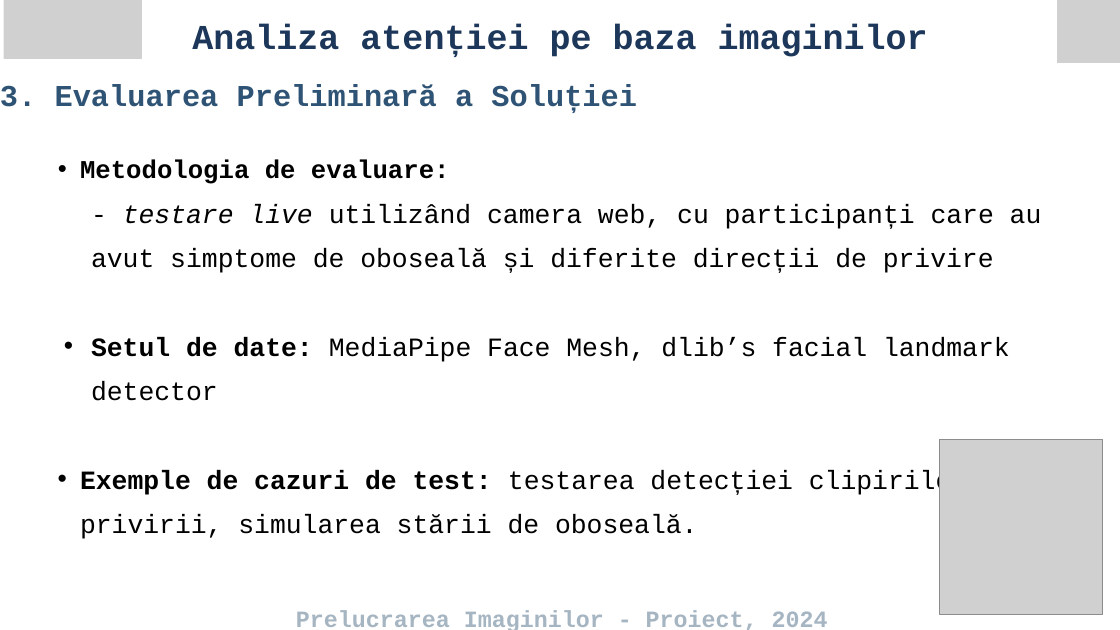
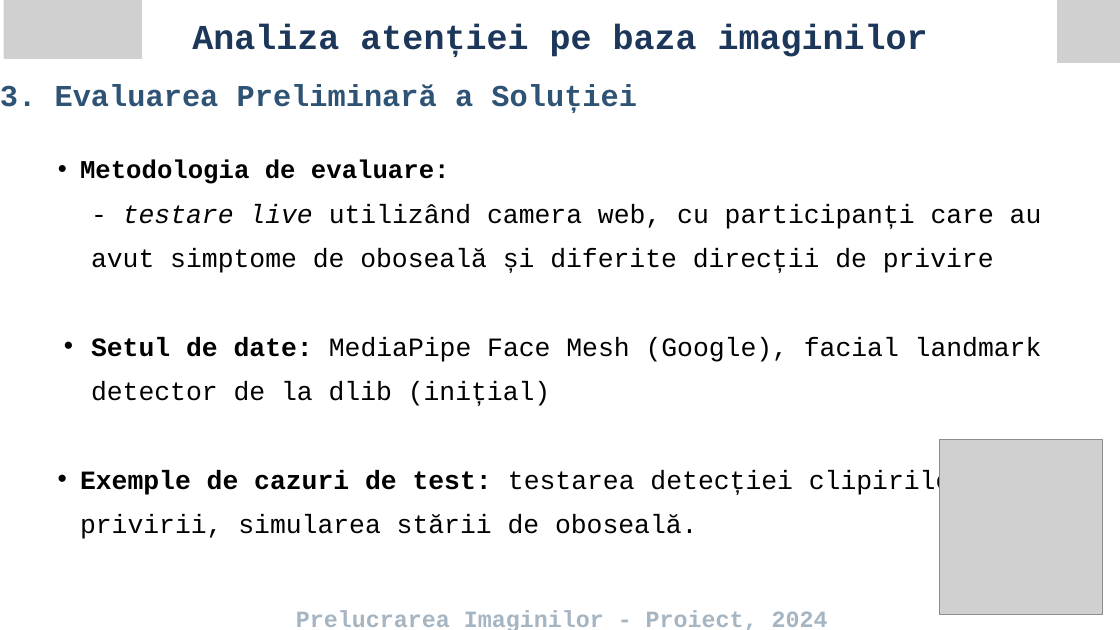
Before and after one commit to PrelucrareaImaginilor/pi-p-proiect-bandits, a slide deck: slide 4 of analysis_of_attention_bandits.pptx. Drawn at 1120x630 pixels with LibreOffice and Linux fonts; fonts in the diff are those of the drawing; grey boxes stand for pictures. Boxes give left, top, right and bottom in pixels: in the first picture for what was removed or moved away, otherwise in the second. Text is boxed around its words. In the diff, an @@ line names an element or a change of style, - is before the commit and + after.

```diff
--- a/analysis_of_attention_bandits.pptx
+++ b/analysis_of_attention_bandits.pptx
@@ text at (x1=91, y1=337, x2=1042, y2=406): text changed @@
-  • Setul de date: MediaPipe Face Mesh, dlib’s facial landmark detector
+  • Setul de date: MediaPipe Face Mesh (Google), facial landmark detector de la dlib (inițial)
```
Also in this commit, not shown: 1 other slide changed, 6 slides added, 3 slides removed.
